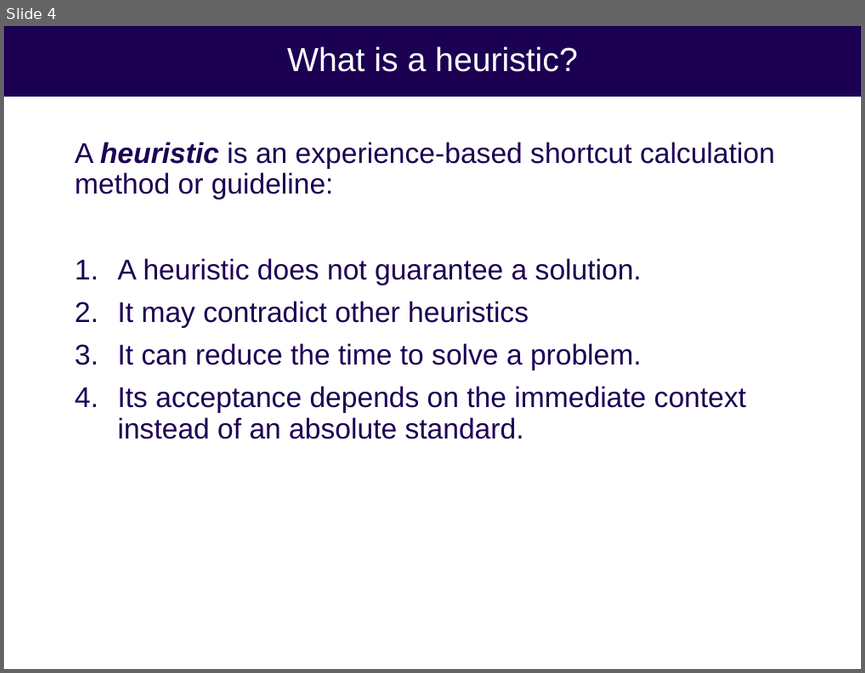
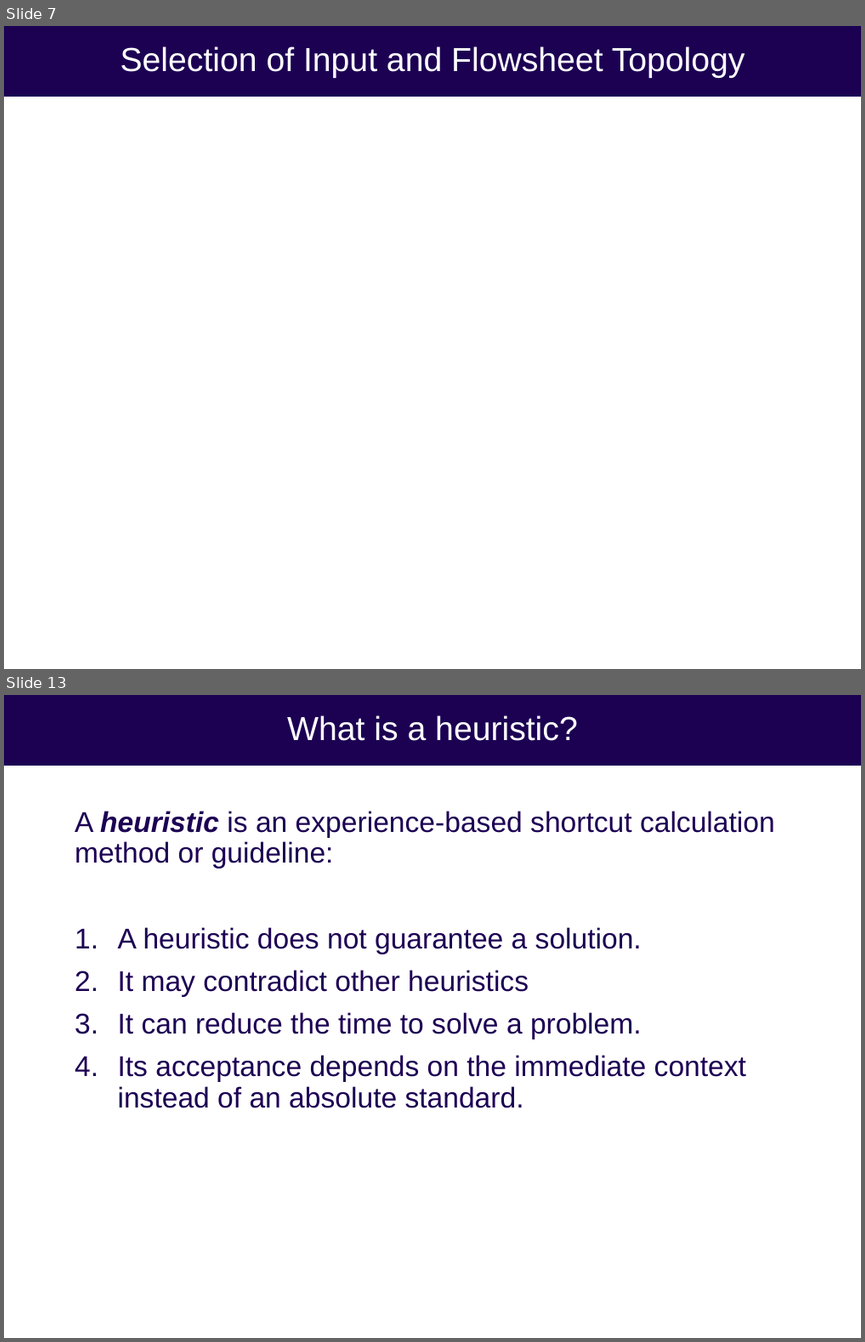
Before and after one commit to uw-cheme485/uw-cheme485.github.io, a slide deck: lectures/L6_Aspen.pptx. Shown one above the other, each under a label of ours: slide 4 before the commit, slides 7 and 13 after it; the slides between them are not shown. The pictures are 865x673 and 865x1342 pixels, drawn with LibreOffice and Linux fonts; fonts in the diff are those of the drawing. Boxes give left, top, right and bottom in pixels: in the first picture for what was removed or moved away, otherwise in the second. Text is boxed around its words. In the diff, an @@ line names an element or a change of style, - is before the commit and + after.

```diff
--- a/lectures/L6_Aspen.pptx
+++ b/lectures/L6_Aspen.pptx
@@ slide 7 added at (4, 26, 861, 669), background #FFFFFF; not listed: 1 template element that a slide beside it also shows @@
@@ title added at (120, 46, 745, 78), 28 pt, text #FFFFFF @@
+Selection of Input and Flowsheet Topology
@@ what was slide 4 is now slide 13 @@
```
Also in this commit, not shown: 2 slides changed, 9 other slides added, 1 slide removed, 3 other files.
